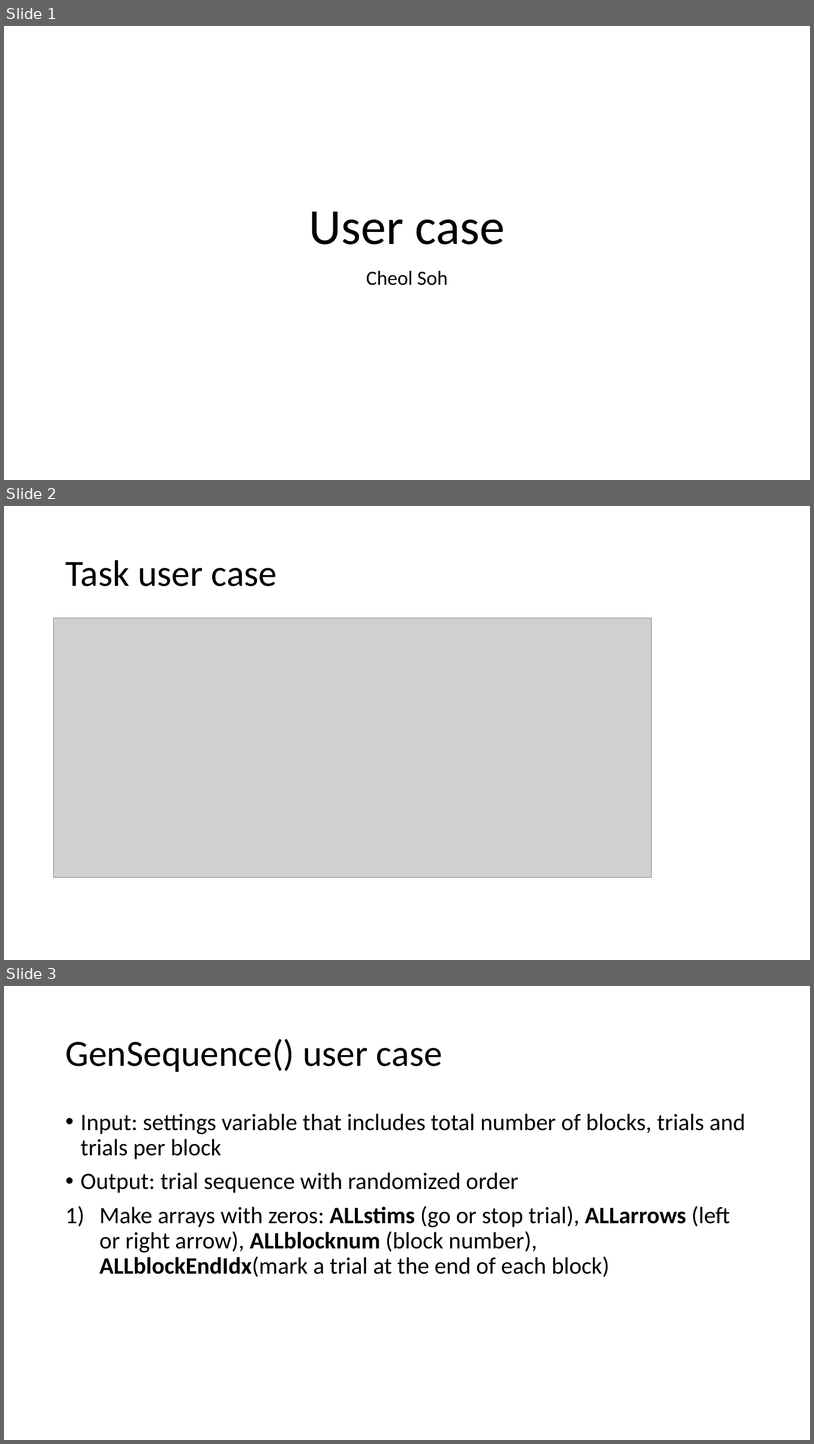
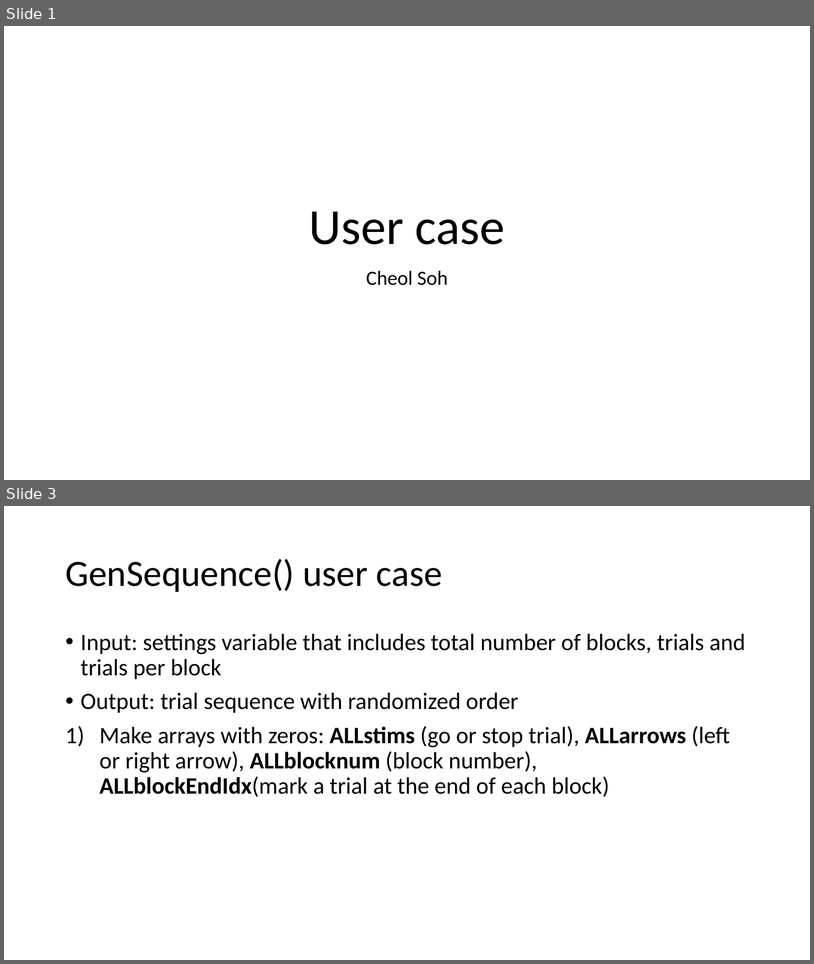
Before and after one commit to cheolsoh/SSTpsychopy, a slide deck: SST_usercase.pptx. Shown one above the other, each under a label of ours: slides 1, 2 and 3 before the commit, slides 1 and 3 after it; the slides between them are not shown. The pictures are 814x1444 and 814x964 pixels, drawn with LibreOffice and Linux fonts; fonts in the diff are those of the drawing; grey boxes stand for pictures. Boxes give left, top, right and bottom in pixels: in the first picture for what was removed or moved away, otherwise in the second. Text is boxed around its words. In the diff, an @@ line names an element or a change of style, - is before the commit and + after.

```diff
--- a/SST_usercase.pptx
+++ b/SST_usercase.pptx
@@ slide 2 removed at (x1=4, y1=506, x2=810, y2=960), background #FFFFFF @@
@@ title removed at (x1=65, y1=560, x2=278, y2=586) @@
-Task user case
@@ picture removed at (x1=54, y1=618, x2=652, y2=877) @@
```
Also in this commit, not shown: 1 slide added, 2 other files.
